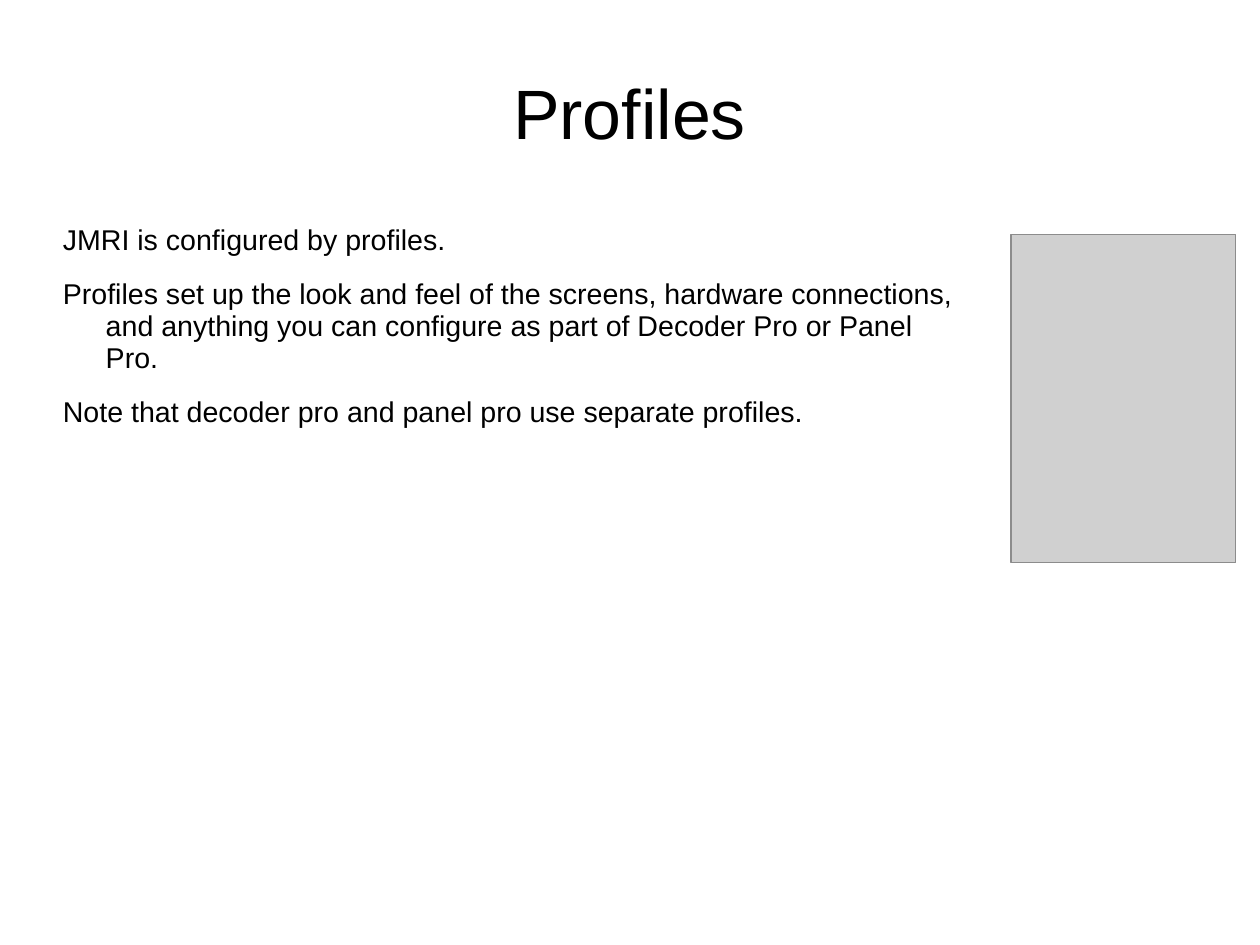
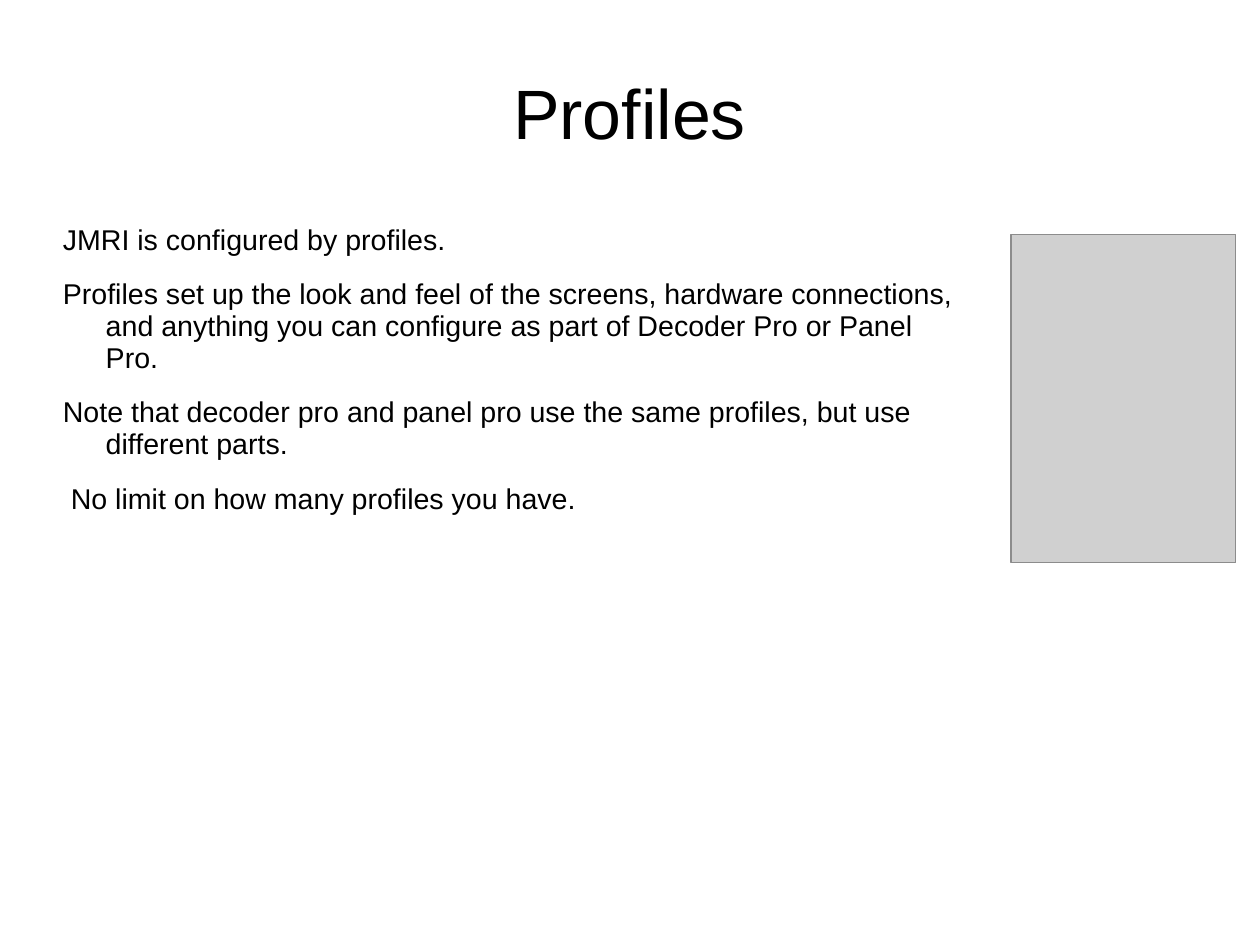
Before and after one commit to McLae/dfwtrainshows, a slide deck: slide 11 of Clinics/Starting with JMRI.ppt (slide 10 before the commit). Drawn at 1260x945 pixels with LibreOffice and Linux fonts; fonts in the diff are those of the drawing; grey boxes stand for pictures. Boxes give left, top, right and bottom in pixels: in the first picture for what was removed or moved away, otherwise in the second. Text is boxed around its words. In the diff, an @@ line names an element or a change of style, - is before the commit and + after.

```diff
--- a/Clinics/Starting with JMRI.ppt
+++ b/Clinics/Starting with JMRI.ppt
@@ text at <box>63,401,910,515</box>: text changed @@
-Note that decoder pro and panel pro use separate profiles.
+Note that decoder pro and panel pro use the same profiles, but use different parts.
+No limit on how many profiles you have.
```
Also in this commit, not shown: 1 other slide changed, 2 slides added, 1 slide removed.
